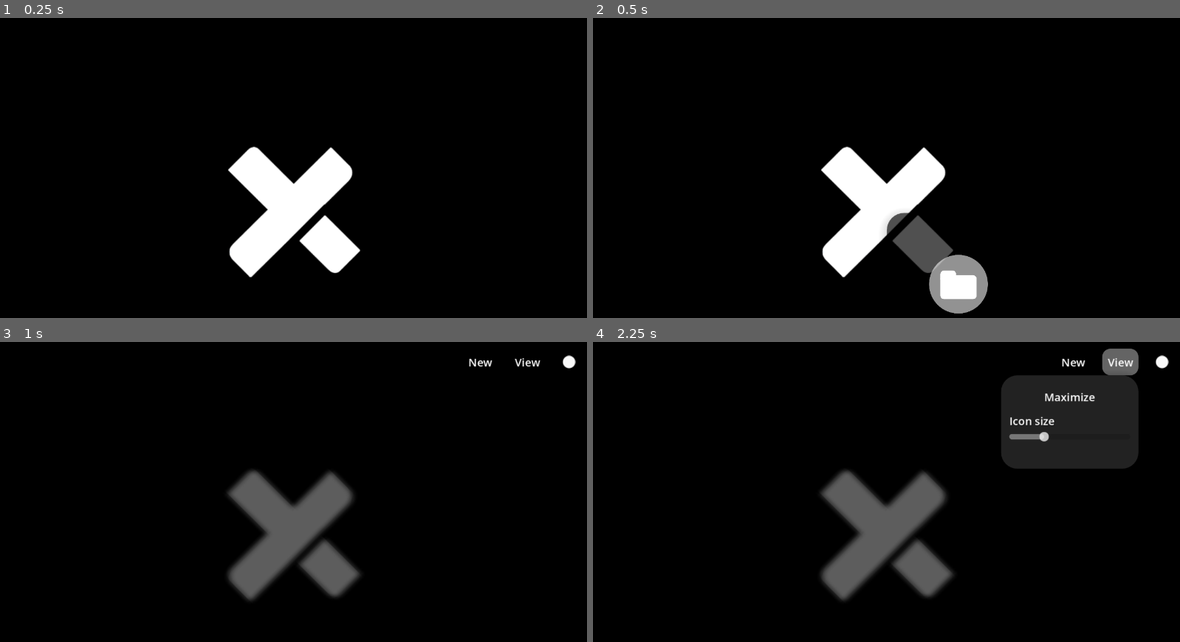
Above: before the commit, frames 1-4 (two rows, left to right).
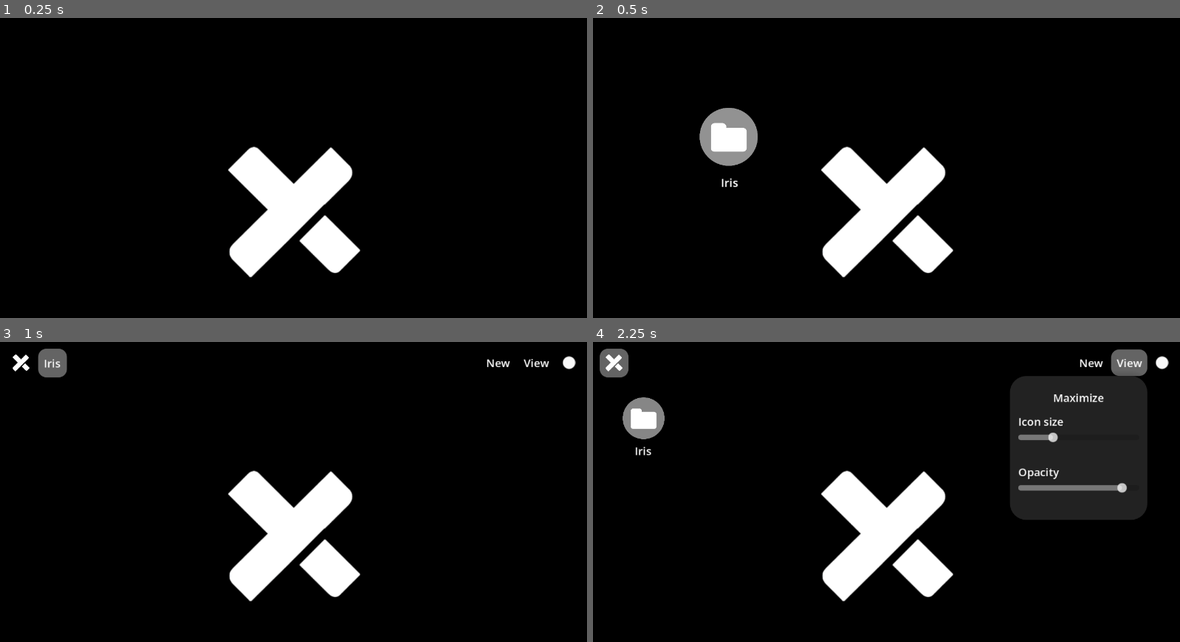
Above: after the commit, the same moments.

Repository: RaiHormo/Hishell
Game: Godot game, scene res://lib/Base.tscn
Same seed, same stepped clock (60 frames per second), same inputs: the game is played once before the commit and once after it. The engine's default icon, where the game draws it, is replaced by a stand-in: a white triangle on a blue panel in a dark square.
Inputs (mouse positions are in pixels of both pictures, inside the frame that each line leads up to):
- Up to frame 1 (0.25 s): no input
- Up to frame 2 (0.5 s): no input
- Up to frame 3 (1 s): move the mouse to (422, 516) at 0.52 s; click (422, 516) at 0.67 s
- Up to frame 4 (2.25 s): click (616, 363) at 1.27 s; click "View" at 2 s

Frame 1 is identical in both runs. In frame 2, 4.3% of the frame differs, in the area x 18-68%, y 29-99%; in frame 3, 6.4%; in frame 4, 13%, in the area x 1-99%, y 2-87%.

Commit message:
progress

Diff:
--- a/app/BaseWindow.tscn
+++ b/app/BaseWindow.tscn
@@ -90,7 +90,7 @@
 
 [node name="TopBar" type="HBoxContainer" parent="Content/Container" unique_id=529290245]
 layout_mode = 2
-theme_override_constants/separation = 17
+theme_type_variation = &"Header"
 
 [node name="PathBar" parent="Content/Container/TopBar" unique_id=1379175307 instance=ExtResource("5_wseob")]
 unique_name_in_owner = true
--- a/app/FolderWindow.tscn
+++ b/app/FolderWindow.tscn
@@ -7,6 +7,7 @@
 [ext_resource type="PackedScene" uid="uid://cg24yt2oqqt4l" path="res://toolkit/CreateMenu.tscn" id="6_jsqx7"]
 [ext_resource type="PackedScene" uid="uid://decpusnoqjmfc" path="res://toolkit/ViewMenu.tscn" id="7_d0tk7"]
 [ext_resource type="PackedScene" uid="uid://b734ksn8ilqoi" path="res://toolkit/CloseButton.tscn" id="8_iguvb"]
+[ext_resource type="Texture2D" uid="uid://bi6gfunkqm4c7" path="res://assets/cyan.png" id="9_iguvb"]
 [ext_resource type="Script" uid="uid://dxumdyb2awpiy" path="res://lib/content_grid.gd" id="9_tggud"]
 [ext_resource type="Texture2D" uid="uid://brr7rgi1cesiv" path="res://assets/icons/folder.svg" id="10_1aema"]
 
@@ -23,6 +24,20 @@
 corner_radius_bottom_right = 24
 corner_radius_bottom_left = 24
 
+[sub_resource type="StyleBoxFlat" id="StyleBoxFlat_iguvb"]
+bg_color = Color(0, 0, 0, 1)
+corner_radius_top_left = 24
+corner_radius_top_right = 24
+corner_radius_bottom_right = 24
+corner_radius_bottom_left = 24
+
+[sub_resource type="StyleBoxFlat" id="StyleBoxFlat_mhlnb"]
+content_margin_left = 12.0
+content_margin_top = 12.0
+content_margin_right = 12.0
+content_margin_bottom = 12.0
+bg_color = Color(0, 0, 0, 0.5176471)
+
 [sub_resource type="StyleBoxEmpty" id="StyleBoxEmpty_f3md2"]
 
 [node name="FolderWindow" type="Control" unique_id=496038198]
@@ -33,10 +48,10 @@
 anchor_top = 0.5
 anchor_right = 0.5
 anchor_bottom = 0.5
-offset_left = -386.0
-offset_top = -226.5
-offset_right = 386.0
-offset_bottom = 226.5
+offset_left = -371.0
+offset_top = -246.0
+offset_right = 369.0
+offset_bottom = 239.0
 grow_horizontal = 2
 grow_vertical = 2
 size_flags_horizontal = 4
@@ -44,27 +59,7 @@
 theme = ExtResource("1_l0ium")
 script = ExtResource("2_bpccl")
 
-[node name="Wallpaper" type="TextureRect" parent="." unique_id=939065561]
-layout_mode = 1
-anchors_preset = 15
-anchor_right = 1.0
-anchor_bottom = 1.0
-grow_horizontal = 2
-grow_vertical = 2
-expand_mode = 1
-stretch_mode = 6
-
-[node name="Background" type="PanelContainer" parent="." unique_id=335909081]
-modulate = Color(0, 0, 0, 0.588235)
-layout_mode = 1
-anchors_preset = 15
-anchor_right = 1.0
-anchor_bottom = 1.0
-grow_horizontal = 2
-grow_vertical = 2
-
-[node name="Blur" type="Panel" parent="." unique_id=2048489814]
-visible = false
+[node name="Blur" type="PanelContainer" parent="." unique_id=456303513]
 material = SubResource("ShaderMaterial_f3md2")
 layout_mode = 1
 anchors_preset = 15
@@ -74,7 +69,12 @@
 grow_vertical = 2
 theme_override_styles/panel = SubResource("StyleBoxFlat_ha426")
 
-[node name="Content" type="MarginContainer" parent="." unique_id=969708923]
+[node name="Background" type="PanelContainer" parent="Blur" unique_id=335909081]
+modulate = Color(0, 0, 0, 0.588235)
+layout_mode = 2
+
+[node name="Content" type="PanelContainer" parent="." unique_id=1366185098]
+clip_children = 1
 clip_contents = true
 layout_mode = 1
 anchors_preset = 15
@@ -83,46 +83,39 @@
 grow_horizontal = 2
 grow_vertical = 2
 focus_mode = 1
+theme_override_styles/panel = SubResource("StyleBoxFlat_iguvb")
+
+[node name="Wallpaper" type="TextureRect" parent="Content" unique_id=939065561]
+layout_mode = 2
+texture = ExtResource("9_iguvb")
+expand_mode = 1
+stretch_mode = 6
 
 [node name="Container" type="VBoxContainer" parent="Content" unique_id=890253656]
 layout_mode = 2
 size_flags_horizontal = 3
 size_flags_vertical = 3
 
-[node name="TopBar" type="HBoxContainer" parent="Content/Container" unique_id=529290245]
+[node name="PanelContainer" type="PanelContainer" parent="Content/Container" unique_id=161510642]
 layout_mode = 2
-theme_override_constants/separation = 17
+mouse_filter = 2
+theme_override_styles/panel = SubResource("StyleBoxFlat_mhlnb")
 
-[node name="PathBar" parent="Content/Container/TopBar" unique_id=1379175307 instance=ExtResource("5_5h450")]
+[node name="TopBar" type="HBoxContainer" parent="Content/Container/PanelContainer" unique_id=529290245]
+layout_mode = 2
+
+[node name="PathBar" parent="Content/Container/PanelContainer/TopBar" unique_id=1379175307 instance=ExtResource("5_5h450")]
 unique_name_in_owner = true
 layout_mode = 2
 
-[node name="CreateMenu" parent="Content/Container/TopBar" unique_id=693203537 instance=ExtResource("6_jsqx7")]
+[node name="CreateMenu" parent="Content/Container/PanelContainer/TopBar" unique_id=693203537 instance=ExtResource("6_jsqx7")]
 layout_mode = 2
 
-[node name="ViewMenu" parent="Content/Container/TopBar" unique_id=1215969453 instance=ExtResource("7_d0tk7")]
+[node name="ViewMenu" parent="Content/Container/PanelContainer/TopBar" unique_id=1215969453 instance=ExtResource("7_d0tk7")]
 unique_name_in_owner = true
 layout_mode = 2
 
-[node name="Opacity" type="HSlider" parent="Content/Container/TopBar" unique_id=1533601879]
-visible = false
-custom_minimum_size = Vector2(60, 70)
-layout_mode = 2
-step = 5.0
-value = 90.0
-
-[node name="VBoxContainer" type="VBoxContainer" parent="Content/Container/TopBar/Opacity" unique_id=24696461]
-layout_mode = 0
-offset_right = 40.0
-offset_bottom = 40.0
-
-[node name="Label" type="Label" parent="Content/Container/TopBar/Opacity" unique_id=1308640183]
-layout_mode = 0
-offset_right = 40.0
-offset_bottom = 23.0
-text = "Opacity"
-
-[node name="Close" parent="Content/Container/TopBar" unique_id=1011518309 instance=ExtResource("8_iguvb")]
+[node name="Close" parent="Content/Container/PanelContainer/TopBar" unique_id=1011518309 instance=ExtResource("8_iguvb")]
 layout_mode = 2
 
 [node name="Center" type="ScrollContainer" parent="Content/Container" unique_id=1556086520]
@@ -140,6 +133,12 @@
 last_wrap_alignment = 1
 script = ExtResource("9_tggud")
 
+[node name="Error" type="Label" parent="Content" unique_id=160942569]
+visible = false
+layout_mode = 2
+text = "404"
+horizontal_alignment = 1
+
 [node name="Splash" type="CenterContainer" parent="." unique_id=1052120785]
 layout_mode = 1
 anchors_preset = 15
@@ -155,5 +154,14 @@
 expand_mode = 1
 stretch_mode = 5
 
+[node name="Label" type="Label" parent="Splash/Icon" unique_id=789317149]
+layout_mode = 0
+offset_left = -32.0
+offset_top = 96.0
+offset_right = 121.0
+offset_bottom = 119.0
+text = "Label"
+horizontal_alignment = 1
+vertical_alignment = 1
+
 [connection signal="gui_input" from="Content" to="." method="_on_content_gui_input"]
-[connection signal="value_changed" from="Content/Container/TopBar/Opacity" to="." method="_opacity_slider"]
--- a/app/PictureWindow.tscn
+++ b/app/PictureWindow.tscn
@@ -109,7 +109,7 @@
 size_flags_horizontal = 3
 size_flags_vertical = 3
 texture = ExtResource("6_0vq7u")
-expand_mode = 2
+expand_mode = 1
 stretch_mode = 5
 
 [node name="Splash" type="CenterContainer" parent="." unique_id=1708646854]
--- a/app/base_window.gd
+++ b/app/base_window.gd
@@ -6,26 +6,32 @@
 		location = System.rel_path(val)
 		if active:
 			if has_node("%PathBar"): %PathBar.show_path(location)
-			if state == STATE_WINDOWED:
-				resize(get_optimal_size())
+			#if state == STATE_WINDOWED:
+				#resize(get_optimal_size())
 			location_changed(val)
 enum {STATE_WINDOWED, STATE_DRAG, STATE_MAXIMIZED, STATE_LOADING, STATE_RESIZE}
 var state:= STATE_LOADING
 var title: String
 var origin: Vector2
 var open_pos: Vector2
-var parent: Viewport
+var viewport: Viewport
+var parent: BaseWindow = null
 @export var animation_speed:= 0.3
 @export var draggable = true
 var use_windows:= true
 var prev_size: Vector2
-@onready var background = $Background
+@onready var splash: Control  = $Splash
+@onready var content: Control = $Content
+@onready var background: Control  = $Blur
 var drag_mouse_pos: Vector2
 var active := false
+var resizable:= 0
 signal window_ready
 
+const resize_margin = 24
+
 func _ready() -> void:
-	size = Vector2(200, 200)
+	set_deferred("size", Vector2(200, 200))
 	if origin != Vector2.ZERO:
 		position = origin - Vector2(100, 100)
 	else: position = center_position()
@@ -34,13 +40,17 @@
 	#borderless = true
 	scale = Vector2(0.5, 0.5)
 	modulate = Color.TRANSPARENT
-	$Content.hide()
-	$Splash.show()
+	content.hide()
+	title = location.split("/")[-1]
+	splash.show()
+	if splash.has_node("Icon"):
+		splash.get_node("Icon").texture = await Thumbnail.get_icon_for(location, self)
+		if splash.has_node("Icon/Label"):
+			splash.get_node("Icon/Label").text = title
 	theme = System.theme
 	set_tweened("modulate", Color.WHITE)
 	set_tweened("scale", Vector2.ONE)
 	var timer = get_tree().create_timer(animation_speed)
-	if is_root_window(): draggable = false
 	if draggable:
 		drag_mouse_pos = size/2
 		while Input.is_mouse_button_pressed(MOUSE_BUTTON_LEFT):
@@ -66,14 +76,16 @@
 func setup_window():
 	prev_size = get_optimal_size()
 	if not is_root_window():
-		await resize(prev_size, open_pos - prev_size/2)
+		resize(prev_size, open_pos - prev_size/2)
 		state = STATE_WINDOWED
 	else: state = STATE_MAXIMIZED
-	$Splash.hide()
-	$Content.show()
+	splash.hide()
+	content.show()
 	#wrap_controls = true
 	_update_layout()
-	parent.connect("size_changed", _on_size_changed)
+	if viewport != null:
+		viewport.connect("size_changed", _on_size_changed)
+		focus_entered.connect(focus_window)
 	link_components()
 	active = true
 	window_ready.emit()
@@ -84,16 +96,40 @@
 		STATE_LOADING:
 			pivot_offset = size/2
 		STATE_WINDOWED:
-			pass
+			if Input.is_mouse_button_pressed(MOUSE_BUTTON_LEFT): return
+			var cursor_pos = get_viewport().get_mouse_position() - position
+			if (
+				(cursor_pos.x > size.x - resize_margin and cursor_pos.x < size.x)
+				and (cursor_pos.y > size.y - resize_margin and cursor_pos.y < size.y)
+			):
+				resizable = 3
+				content.mouse_default_cursor_shape = Control.CURSOR_FDIAGSIZE
+			elif cursor_pos.x > size.x - resize_margin and cursor_pos.x < size.x:
+				content.mouse_default_cursor_shape = Control.CURSOR_HSIZE
+				resizable = 1
+			elif cursor_pos.y > size.y - resize_margin and cursor_pos.y < size.y:
+				content.mouse_default_cursor_shape = Control.CURSOR_VSIZE
+				resizable = 2
+			elif resizable > 0:
+				content.mouse_default_cursor_shape = Control.CURSOR_ARROW
+				resizable = 0
+			if resizable > 0 and Input.is_mouse_button_pressed(MOUSE_BUTTON_LEFT):
+				state = STATE_RESIZE
 		STATE_DRAG:
 			pivot_offset = get_local_mouse_position()
-			position = parent.get_mouse_position() - drag_mouse_pos
+			position = viewport.get_mouse_position() - drag_mouse_pos
 			if not Input.is_mouse_button_pressed(MOUSE_BUTTON_LEFT):
 				end_drag()
 		STATE_RESIZE:
-			$Content.mouse_default_cursor_shape = CursorShape.CURSOR_FDIAGSIZE
-			size = get_viewport().get_mouse_position()-position
-			if not Input.is_mouse_button_pressed(MOUSE_BUTTON_RIGHT):
+			match resizable:
+				1:
+					size.x = get_viewport().get_mouse_position().x-position.x
+				2:
+					size.y = get_viewport().get_mouse_position().y-position.y
+				_:
+					$Content.mouse_default_cursor_shape = CursorShape.CURSOR_FDIAGSIZE
+					size = get_viewport().get_mouse_position()-position
+			if not Input.is_mouse_button_pressed(MOUSE_BUTTON_RIGHT) and not Input.is_mouse_button_pressed(MOUSE_BUTTON_LEFT):
 				state = STATE_WINDOWED
 				$Content.mouse_default_cursor_shape = CursorShape.CURSOR_ARROW
 
@@ -116,7 +152,7 @@
 	set_tweened("scale", Vector2(0.9, 0.9))
 	state = STATE_DRAG
 	drag_mouse_pos = mouse_pos
-	move_to_front()
+	focus_window()
 
 func end_drag():
 	state = STATE_WINDOWED
@@ -129,10 +165,14 @@
 
 func _update_layout():
 	if state == STATE_MAXIMIZED:
-		resize(parent.get_visible_rect().size, Vector2i(0,0))
+		resize(viewport.get_visible_rect().size, Vector2i(0,0))
 		use_windows = true
+		draggable = false
+		background.hide()
 	else:
 		use_windows = false
+		draggable = true
+		background.show()
 	if state == STATE_WINDOWED:
 		prev_size = size
 	if position.x < 0:
@@ -152,40 +192,40 @@
 
 func navigate(path: String, force_local:= false):
 	path = System.abs_path(path)
-	var foc = parent.gui_get_focus_owner()
+	var foc = viewport.gui_get_focus_owner()
 	if use_windows and not force_local:
 		System.launch(path, foc.global_position + foc.size/2, self)
 	else:
-		location = path
+		if Input.is_mouse_button_pressed(MOUSE_BUTTON_LEFT):
+			await System.wait(animation_speed)
+			if Input.is_mouse_button_pressed(MOUSE_BUTTON_LEFT):
+				System.launch(path, get_viewport().get_mouse_position(), System.root_window())
+			else:
+				location = path
+		else:
+			location = path
 
 func window_control(msg: String):
 	match msg:
 		"maximize":
 			prev_size = size
 			state = STATE_MAXIMIZED
+			draggable = false
 			var tree = get_tree()
 			get_parent().remove_child(self)
 			tree.root.add_child(self)
-			background.hide()
 			_update_layout()
 		"unmaximize":
 			if not is_root_window():
 				get_tree().root.remove_child(self)
 				System.root_window().add_child(self)
 			state = STATE_WINDOWED
-			background.show()
 			resize(prev_size, center_position())
 			_update_layout()
 		"maximize_toggle":
-			if STATE_MAXIMIZED: message("window_control", "unmaximize")
+			if state == STATE_MAXIMIZED: message("window_control", "unmaximize")
 			else: message("window_control", "maximize")
 		"close": close()
-
-func create(type: String):
-	match type:
-		"folder":
-			var dir = DirAccess.open(location)
-			dir.make_dir("New Folder")
 
 func close() -> void:
 	set_tweened("modulate", Color.TRANSPARENT)
@@ -208,11 +248,10 @@
 	background.modulate.a = value/100
 
 func is_root_window() -> bool:
-	if self == System.root_window(): return true
-	else: return false
+	return parent == null
 
 func center_position():
-	return parent.get_visible_rect().get_center() - Vector2(prev_size/2)
+	return viewport.get_visible_rect().get_center() - Vector2(prev_size/2)
 
 func get_optimal_size():
 	var siz:= Vector2i(400, 300)
@@ -221,7 +260,16 @@
 func _on_content_gui_input(event: InputEvent) -> void:
 	if event is InputEventMouseButton:
 		if Input.is_mouse_button_pressed(MOUSE_BUTTON_LEFT) and state == STATE_WINDOWED:
-			enter_drag(get_local_mouse_position())
+			focus_window()
+			if resizable > 0:
+				state = STATE_RESIZE
+			else:
+				enter_drag(get_local_mouse_position())
 			$Content.grab_focus()
 		elif Input.is_mouse_button_pressed(MOUSE_BUTTON_RIGHT) and state == STATE_WINDOWED:
 			state = STATE_RESIZE
+
+func focus_window():
+	System.focused_window = self
+	move_to_front()
+	parent.move_child(self, -1)
--- a/app/folder_window.gd
+++ b/app/folder_window.gd
@@ -3,12 +3,15 @@
 
 var files: PackedStringArray
 var folders: PackedStringArray
+@onready var wallpaper = $Content/Wallpaper
+@onready var error = $Content/Error
 
 func open():
 	await parse_folder()
 	setup_window()
 
 func parse_folder():
+	error.hide()
 	var grid = %Grid
 	if not is_instance_valid(grid): return
 	var abs_location = System.abs_path(location)
@@ -16,6 +19,8 @@
 	if not DirAccess.dir_exists_absolute(abs_location):
 		grid.hide()
 		title = "404"
+		error.text = "404"
+		error.show()
 		push_error("Folder "+abs_location+ " wasn't found")
 		return
 	var location_parts = abs_location.split("/", false)
@@ -24,7 +29,8 @@
 	files = DirAccess.get_files_at(abs_location).duplicate()
 	folders = DirAccess.get_directories_at(abs_location).duplicate()
 	if DirAccess.get_open_error():
-		title = "Can't access this folder"
+		error.text = str(DirAccess.get_open_error())
+		error.show()
 		return
 	grid.show()
 	for i in grid.get_children(): i.queue_free()
@@ -47,13 +53,10 @@
 
 	var background_file = ".wallpaper.png"
 	if FileAccess.file_exists(abs_location+'/'+background_file):
-		$Wallpaper.texture = Thumbnail.load_image(abs_location+'/'+background_file)
-		$Wallpaper.show()
-		$Blur.hide()
+		wallpaper.texture = Thumbnail.load_image(abs_location+'/'+background_file)
+		wallpaper.show()
 	else:
-		$Wallpaper.hide()
-		$Blur.show()
-
+		wallpaper.hide()
 
 func get_optimal_size():
 	var siz:= Vector2i(400, 300)
@@ -67,10 +70,21 @@
 	if number_of_files > 40: siz.x += 300
 	prev_size = siz
 	print(siz)
-	if parent != null:
-		siz.x = min(siz.x, parent.get_visible_rect().size.x - 20)
-		siz.y = min(siz.y, parent.get_visible_rect().size.y - 50)
+	if viewport != null:
+		siz.x = min(siz.x, viewport.get_visible_rect().size.x - 20)
+		siz.y = min(siz.y, viewport.get_visible_rect().size.y - 50)
 	return siz
 
 func location_changed(_path: String):
 	parse_folder()
+
+func create(type: String):
+	var path = System.abs_path(location)
+	match type:
+		"folder":
+			var dir = DirAccess.open(path)
+			dir.make_dir("New Folder")
+		"text_file":
+			var file = FileAccess.open(path+"/New File.txt", FileAccess.WRITE)
+			file.close()
+	parse_folder()
--- a/app/picture_window.gd
+++ b/app/picture_window.gd
@@ -10,4 +10,4 @@
 	var image_size = %Picture.texture.get_size()
 	var ratio = image_size.x / image_size.y
 	size.x = size.y*ratio
-	update_layoyt()
+	_update_layout()
--- a/lib/system.gd
+++ b/lib/system.gd
@@ -22,6 +22,8 @@
 }
 var theme: Theme = preload("res://assets/themes/Default.tres")
 
+var focused_window: BaseWindow = null
+
 func launch(path: String, position: Vector2 = Vector2.ZERO, parent: Node = get_tree().root, maximized:= false):
 	path = abs_path(path)
 	var runner = file_associations.get(get_file_type(path))
@@ -30,7 +32,9 @@
 	window.location = path
 	window.origin = position
 	window.open_pos = position
-	window.parent = parent.get_viewport()
+	if parent is BaseWindow:
+		window.parent = parent
+	window.viewport = parent.get_viewport()
 	parent.add_child(window)
 	if maximized: window.state = FolderWindow.STATE_MAXIMIZED
 	await window.window_ready
--- a/lib/thumbnail.gd
+++ b/lib/thumbnail.gd
@@ -2,6 +2,7 @@
 class_name Thumbnail
 
 static func get_icon_for(path: String, theme: Control) -> Texture2D:
+	path = System.abs_path(path)
 	var is_folder = DirAccess.dir_exists_absolute(path)
 	if is_folder:
 		var dir = DirAccess.open(path)
@@ -22,5 +23,6 @@
 	#var thread = Thread.new()
 	#thread.start(load_image)
 	#await thread.wait_to_finish()
+	path = System.abs_path(path)
 	var img = Image.load_from_file(path)
 	return ImageTexture.create_from_image(img)
--- a/toolkit/CloseButton.tscn
+++ b/toolkit/CloseButton.tscn
@@ -4,9 +4,10 @@
 [ext_resource type="Script" uid="uid://bsrnxaau602d7" path="res://toolkit/component.gd" id="2_pbdge"]
 
 [node name="Close" type="Button" unique_id=1011518309]
-custom_minimum_size = Vector2(32, 32)
-offset_right = 32.0
-offset_bottom = 32.0
+offset_right = 27.0
+offset_bottom = 27.0
+size_flags_horizontal = 4
+size_flags_vertical = 4
 icon = ExtResource("1_6ogrb")
 alignment = 2
 icon_alignment = 1
--- a/toolkit/CreateMenu.tscn
+++ b/toolkit/CreateMenu.tscn
@@ -10,6 +10,8 @@
 offset_bottom = -681.0
 grow_horizontal = 2
 grow_vertical = 2
+size_flags_horizontal = 4
+size_flags_vertical = 4
 mouse_default_cursor_shape = 2
 toggle_mode = true
 action_mode = 0
@@ -38,3 +40,4 @@
 [connection signal="focus_exited" from="." to="." method="_on_focus_exited"]
 [connection signal="toggled" from="." to="." method="toggle"]
 [connection signal="pressed" from="Dropdown/List/Folder" to="." method="send" binds= ["create", "folder"]]
+[connection signal="pressed" from="Dropdown/List/Text" to="." method="send" binds= ["create", "text_file"]]
--- a/toolkit/PathBar.tscn
+++ b/toolkit/PathBar.tscn
@@ -1,6 +1,8 @@
 [gd_scene format=3 uid="uid://cy6q1wyost6dp"]
 
 [ext_resource type="Script" uid="uid://c33n7eulwsjao" path="res://toolkit/path_bar.gd" id="1_7u6fd"]
+
+[sub_resource type="StyleBoxEmpty" id="StyleBoxEmpty_pynr5"]
 
 [node name="PathBar" type="ScrollContainer" unique_id=2048467433]
 self_modulate = Color(1, 1, 1, 0)
@@ -8,12 +10,16 @@
 anchors_preset = 15
 anchor_right = 1.0
 anchor_bottom = 1.0
-offset_bottom = -661.0
+offset_left = 722.0
+offset_bottom = -694.0
 grow_horizontal = 2
 grow_vertical = 2
 size_flags_horizontal = 3
+size_flags_vertical = 4
 mouse_filter = 2
+theme_override_styles/panel = SubResource("StyleBoxEmpty_pynr5")
 follow_focus = true
+horizontal_scroll_mode = 3
 vertical_scroll_mode = 0
 script = ExtResource("1_7u6fd")
 
--- a/toolkit/ViewMenu.tscn
+++ b/toolkit/ViewMenu.tscn
@@ -8,6 +8,8 @@
 offset_bottom = 39.0
 grow_horizontal = 2
 grow_vertical = 2
+size_flags_horizontal = 4
+size_flags_vertical = 4
 mouse_default_cursor_shape = 2
 theme = ExtResource("1_ewigs")
 toggle_mode = true
@@ -48,6 +50,23 @@
 offset_bottom = 23.0
 text = "Icon size"
 
+[node name="Opacity" type="HSlider" parent="Dropdown/List" unique_id=1403924728]
+custom_minimum_size = Vector2(60, 70)
+layout_mode = 2
+step = 5.0
+value = 90.0
+
+[node name="VBoxContainer" type="VBoxContainer" parent="Dropdown/List/Opacity" unique_id=1177959197]
+layout_mode = 0
+offset_right = 40.0
+offset_bottom = 40.0
+
+[node name="Label" type="Label" parent="Dropdown/List/Opacity" unique_id=150754088]
+layout_mode = 0
+offset_right = 40.0
+offset_bottom = 23.0
+text = "Opacity"
+
 [connection signal="focus_exited" from="." to="." method="_on_focus_exited"]
 [connection signal="toggled" from="." to="." method="toggle"]
-[connection signal="pressed" from="Dropdown/List/Maximize" to="." method="send" binds= ["window_control", "maximize"]]
+[connection signal="pressed" from="Dropdown/List/Maximize" to="." method="send" binds= ["window_control", "maximize_toggle"]]
--- a/toolkit/path_bar.gd
+++ b/toolkit/path_bar.gd
@@ -6,12 +6,14 @@
 func show_path(path: String):
 	for i in $Breadcrumbs.get_children():
 		if i.name != "Path0": i.queue_free()
-	path = path.replace(System.root, System.root_name)
-	print(System.root_window().location.replace(System.root, System.root_name))
-	var root_folders = System.root_window().location.split("/")
+	path = System.rel_path(path)
 	path_folders = path.split("/", false)
+	var root_folders: PackedStringArray
+	if window.parent != null:
+		root_folders = window.parent.location.split("/")
+		print(root_folders.size(), " ",path_folders.size())
+		if root_folders.size() >= path_folders.size(): root_folders.clear()
 	for i in path_folders:
-		if i in root_folders: continue
 		var dup = $Breadcrumbs/Path0.duplicate()
 		if i == System.root_name:
 			dup.icon = preload("res://assets/higameos_logo.png")
@@ -19,9 +21,12 @@
 		else:
 			dup.text = i
 		$Breadcrumbs.add_child(dup)
-		dup.show()
+		if i in root_folders: dup.hide()
+		else: dup.show()
 	$Edit.text = path
 	$Breadcrumbs.get_children()[-1].set_pressed_no_signal(true)
+	await System.wait(0.01)
+	set_deferred("scroll_horizontal", 999999)
 
 func link_window(with: BaseWindow):
 	window = with
@@ -45,6 +50,7 @@
 				break
 		print(new_location)
 		window.navigate(System.abs_path(new_location), true)
+		show_path(new_location)
 
 func _on_edit_editing_toggled(toggled_on: bool) -> void:
 	if not toggled_on:
